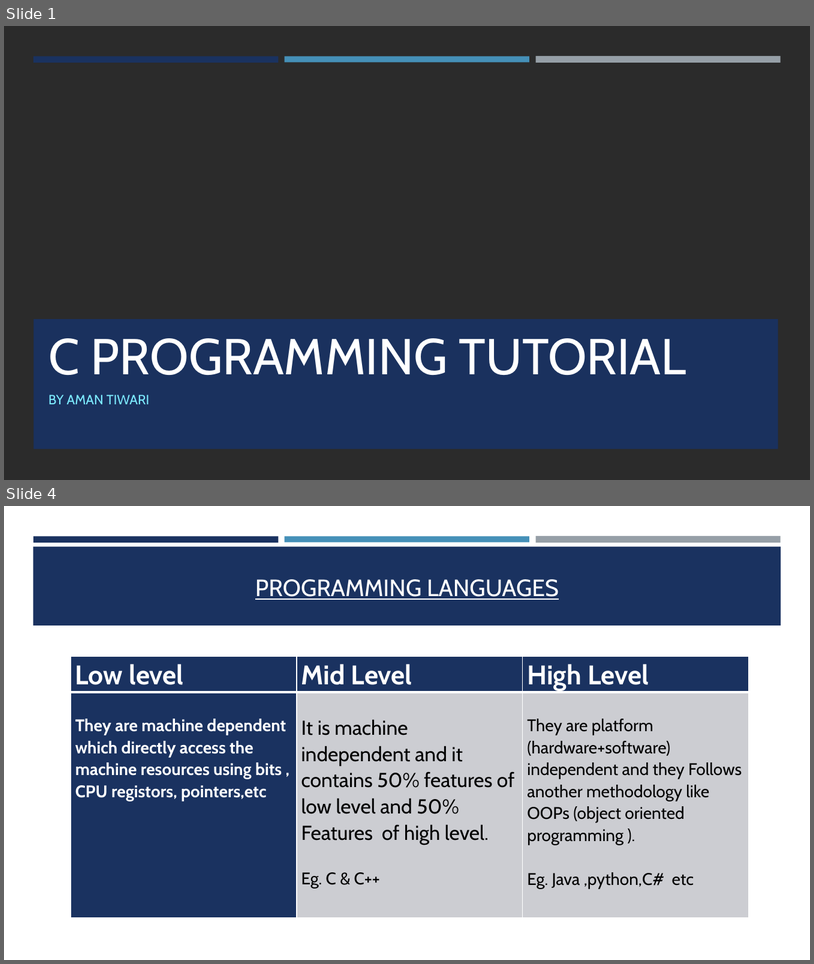
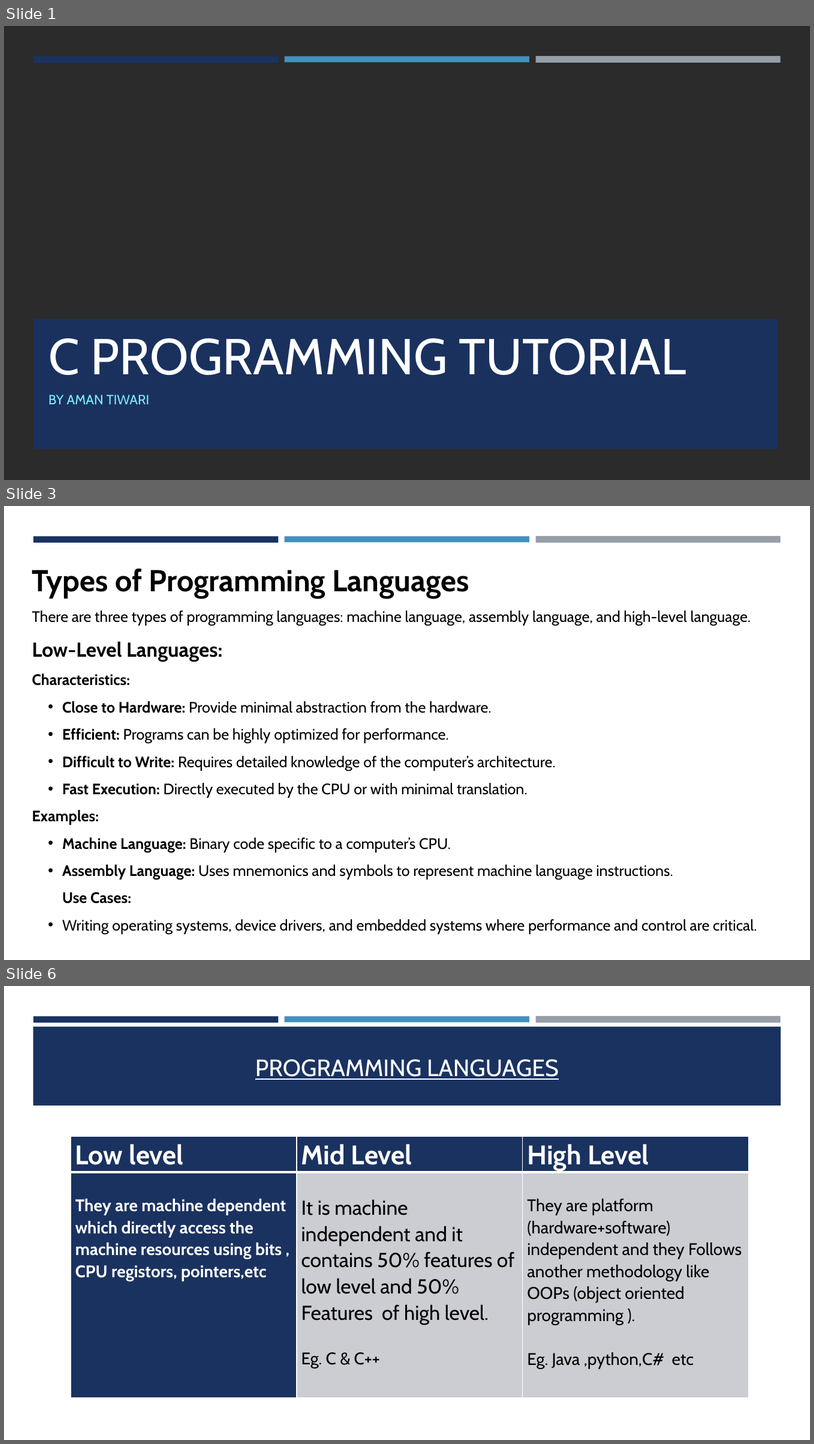
Before and after one commit to amantiwari8861/C_Batch_11_to_12, a slide deck: 01-Introduction_to_C/Notes/C Programming.pptx. Shown one above the other, each under a label of ours: slides 1 and 4 before the commit, slides 1, 3 and 6 after it; the slides between them are not shown. The pictures are 814x964 and 814x1444 pixels, drawn with LibreOffice and Linux fonts; fonts in the diff are those of the drawing; background and template pictures are left out; a plain dark background stands for a picture behind light text. Boxes give left, top, right and bottom in pixels: in the first picture for what was removed or moved away, otherwise in the second. Text is boxed around its words. In the diff, an @@ line names an element or a change of style, - is before the commit and + after.

```diff
--- a/01-Introduction_to_C/Notes/C Programming.pptx
+++ b/01-Introduction_to_C/Notes/C Programming.pptx
@@ slide 3 added at box(4, 506, 810, 960), background #FFFFFF; not listed: 3 template elements that a slide beside it also shows @@
@@ text added at box(32, 568, 757, 934), 18 pt, text #000000 @@
+Types of Programming Languages
+There are three types of programming languages: machine language, assembly language, and high-level language.
+Low-Level Languages:
+Characteristics:
+  • Close to Hardware: Provide minimal abstraction from the hardware.
+  • Efficient: Programs can be highly optimized for performance.
+  • Difficult to Write: Requires detailed knowledge of the computer’s architecture.
+  • Fast Execution: Directly executed by the CPU or with minimal translation.
+Examples:
+  • Machine Language: Binary code specific to a computer’s CPU.
+  • Assembly Language: Uses mnemonics and symbols to represent machine language instructions.
+  Use Cases:
+  • Writing operating systems, device drivers, and embedded systems where performance and control are critical.
@@ what was slide 4 is now slide 6 @@
```
Also in this commit, not shown: 7 slides changed, 4 other slides added, 1 slide removed, 20 other files.
